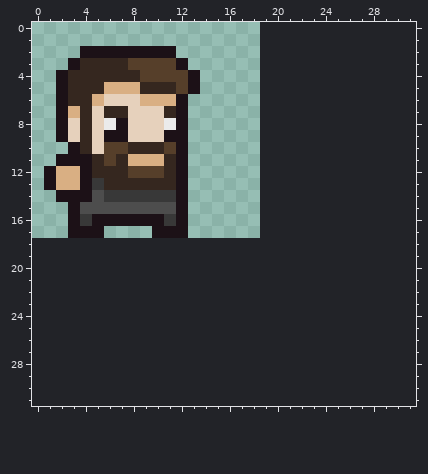
Pixel-art file -- Assets/Artwork/Originals/playerCharacter.aseprite. The picture above is the old version.
21x21 pixels, 1 frame. The old version is drawn lined up with the new one, on the new canvas.
New version:
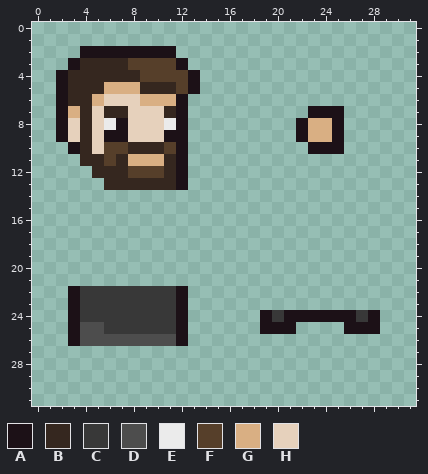
Palette (. is transparent): A #1c1117  B #35271f  C #383838  D #4d4d4d  E #ebebeb  F #563f2a  G #d9af83  H #e6d1bc
What changed:
canvas 21x21 -> 32x32, the old top-left corner now at -2,-3 (the part of the old canvas that was cut away was empty and is not shown)
y 7: x 23..25 ... -> AAA
y 8..9: x 22..25 .... -> AGGA
y 10: x 23..25 ... -> AAA
y 11: x 2..4 AAA -> ..B
y 12: x 1..4 AGGA -> ....
y 13: x 1..5 AGGAC -> .....
y 14: x 2..12 AAADCCCCCCA -> ...........
y 15: x 3..12 ADDDDDDDDA -> ..........
y 16: x 3..12 ACAAAAAACA -> ..........
y 17: x 3..5 AAA -> ...; x 10..12 AAA -> ...
y 22..23: x 3..12 .......... -> ACCCCCCCCA
y 24: x 3..12 .......... -> ACCCCCCCCA; x 19..28 .......... -> ACAAAAAACA
y 25: x 3..12 .......... -> ADDCCCCCCA; x 19..21 ... -> AAA; x 26..28 ... -> AAA
y 26: x 3..12 .......... -> ADDDDDDDDA
